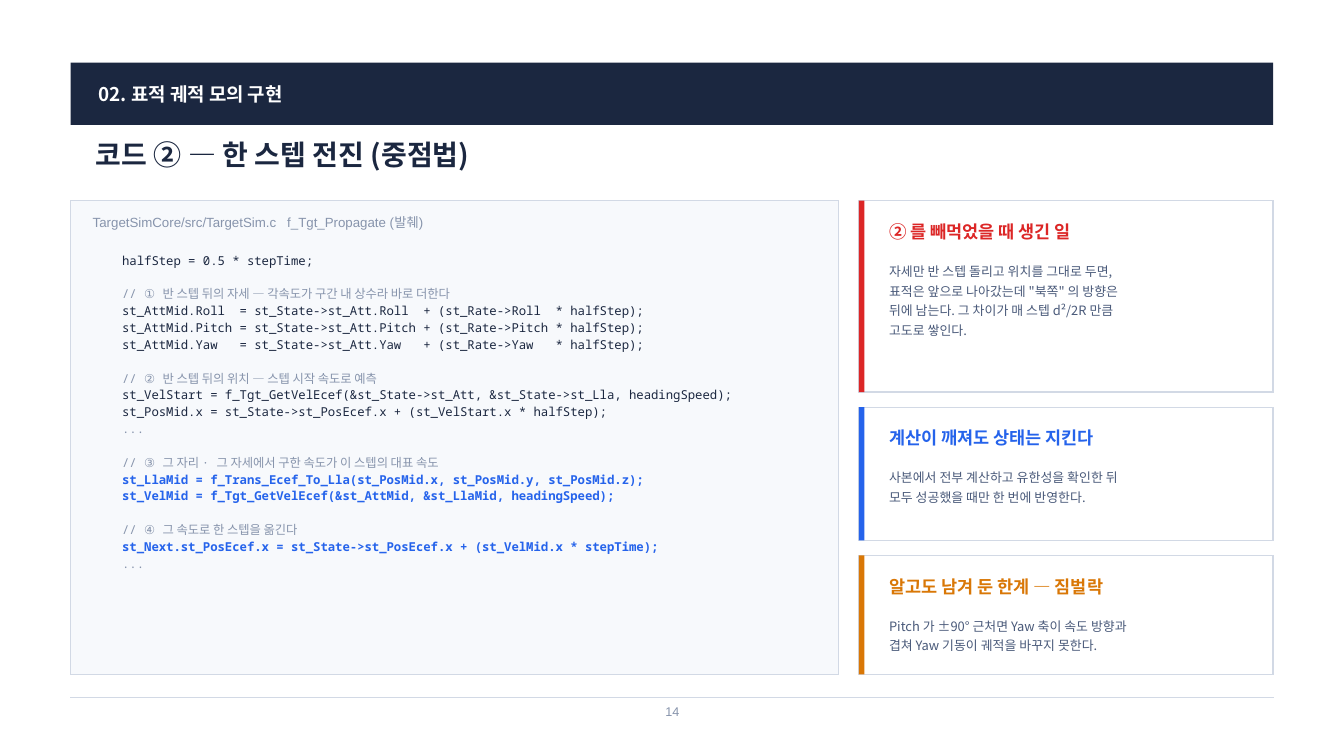
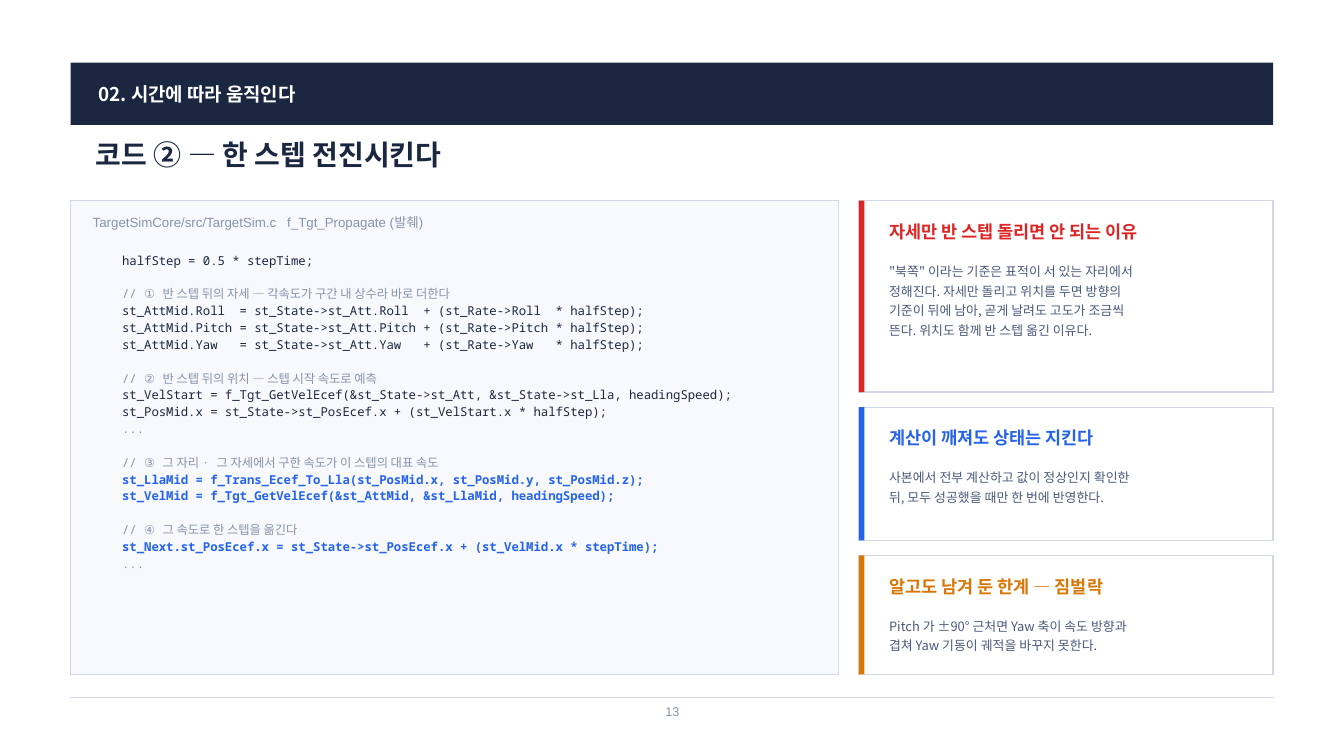
Before and after one commit to harley-hwan/radar-sw-study, a slide deck: slide 13 of Part3_TargetSim/ref/산출물/Chapter3_TargetSim.pptx (slide 14 before the commit). Drawn at 1344x756 pixels with LibreOffice and Linux fonts; fonts in the diff are those of the drawing. Boxes give left, top, right and bottom in pixels: in the first picture for what was removed or moved away, otherwise in the second. Text is boxed around its words. In the diff, an @@ line names an element or a change of style, - is before the commit and + after.

```diff
--- a/Part3_TargetSim/ref/산출물/Chapter3_TargetSim.pptx
+++ b/Part3_TargetSim/ref/산출물/Chapter3_TargetSim.pptx
@@ text at (99,85,295,103): text changed @@
-02. 표적 궤적 모의 구현
+02. 시간에 따라 움직인다
@@ text at (96,141,442,168): text changed @@
-코드 ② — 한 스텝 전진 (중점법)
+코드 ② — 한 스텝 전진시킨다
@@ text at (889,223,1138,240): text changed @@
-② 를 빼먹었을 때 생긴 일
+자세만 반 스텝 돌리면 안 되는 이유
@@ text at (889,265,1133,336): text changed @@
-자세만 반 스텝 돌리고 위치를 그대로 두면,
-표적은 앞으로 나아갔는데 "북쪽" 의 방향은
-뒤에 남는다. 그 차이가 매 스텝 d²/2R 만큼
-고도로 쌓인다.
+"북쪽" 이라는 기준은 표적이 서 있는 자리에서
+정해진다. 자세만 돌리고 위치를 두면 방향의
+기준이 뒤에 남아, 곧게 날려도 고도가 조금씩
+뜬다. 위치도 함께 반 스텝 옮긴 이유다.
@@ text at (889,471,1130,504): text changed @@
-사본에서 전부 계산하고 유한성을 확인한 뒤
-모두 성공했을 때만 한 번에 반영한다.
+사본에서 전부 계산하고 값이 정상인지 확인한
+뒤, 모두 성공했을 때만 한 번에 반영한다.
@@ text at (665,707,679,716): text changed @@
-14
+13
```
Also in this commit, not shown: 12 other slides changed, 4 slides added, 6 slides removed, 25 other files.
